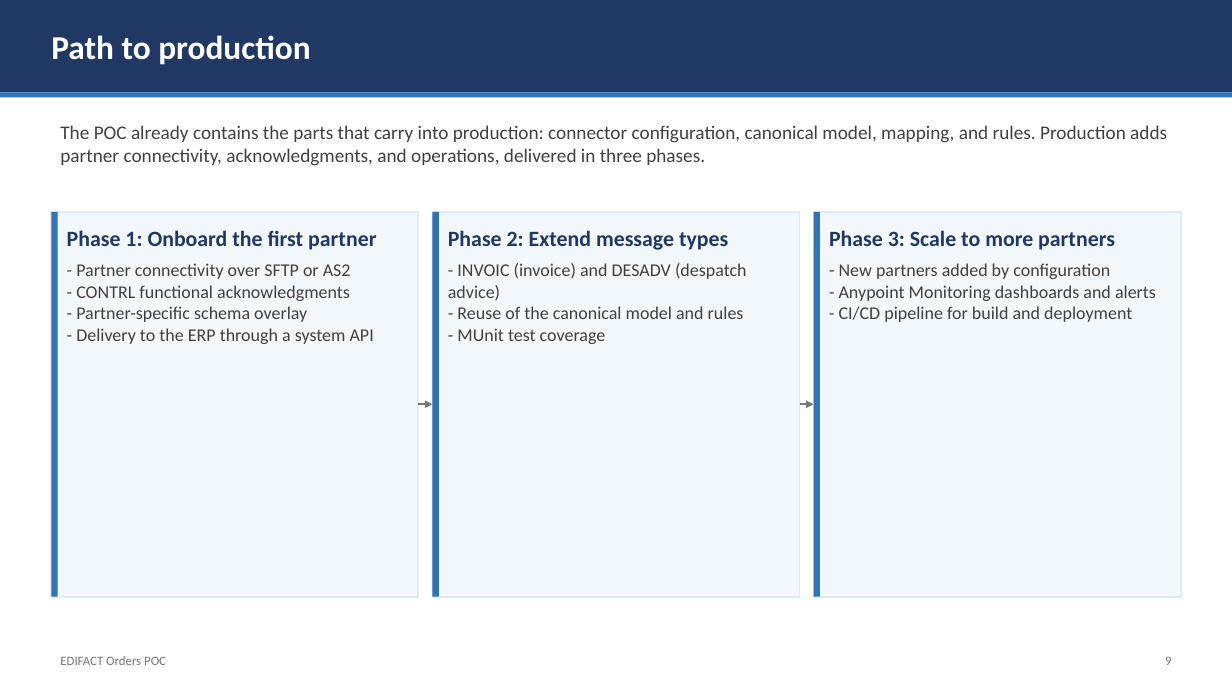
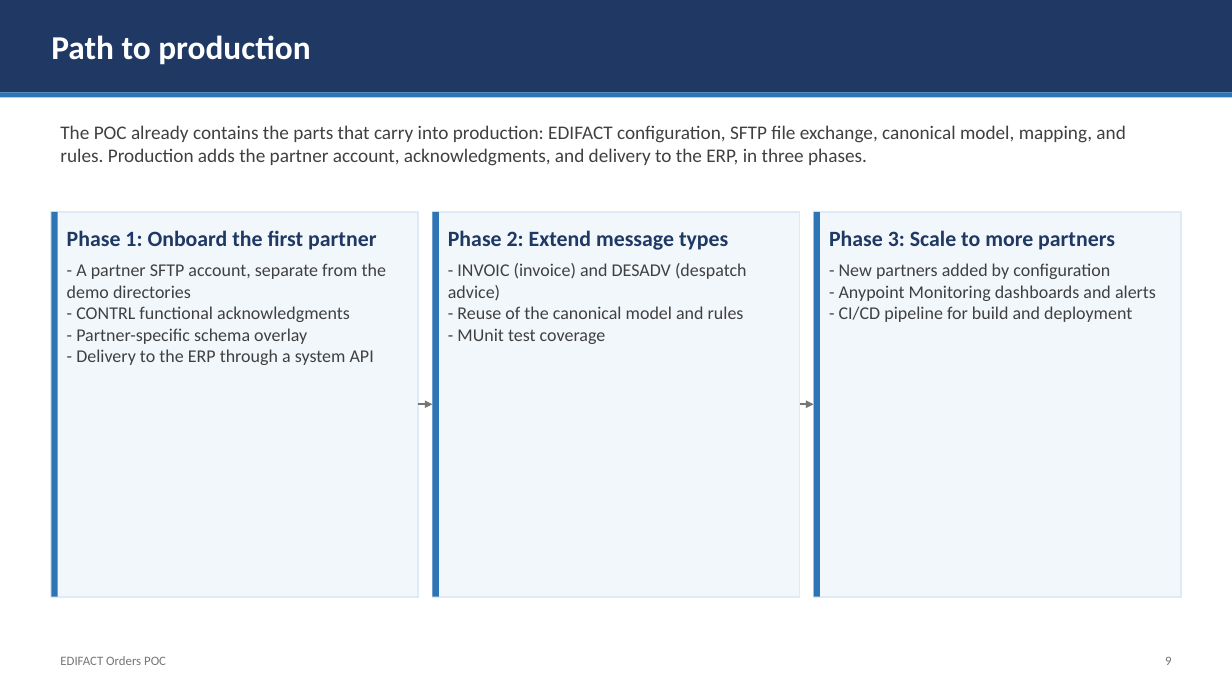
Before and after one commit to subhash-builds/edifact-orders-poc, a slide deck: slide 9 of EDIFACT-Orders-POC.pptx. Drawn at 1232x693 pixels with LibreOffice and Linux fonts; fonts in the diff are those of the drawing. Boxes give left, top, right and bottom in pixels: in the first picture for what was removed or moved away, otherwise in the second. Text is boxed around its words. In the diff, an @@ line names an element or a change of style, - is before the commit and + after.

```diff
--- a/EDIFACT-Orders-POC.pptx
+++ b/EDIFACT-Orders-POC.pptx
@@ text at box(60, 125, 1125, 166): text changed @@
-The POC already contains the parts that carry into production: connector configuration, canonical model, mapping, and rules. Production adds partner connectivity, acknowledgments, and operations, delivered in three phases.
+The POC already contains the parts that carry into production: EDIFACT configuration, SFTP file exchange, canonical model, mapping, and rules. Production adds the partner account, acknowledgments, and delivery to the ERP, in three phases.
@@ text in rectangle at box(67, 263, 386, 298): text changed @@
-- Partner connectivity over SFTP or AS2
+- A partner SFTP account, separate from the demo directories
```
Also in this commit, not shown: 8 other slides changed.
